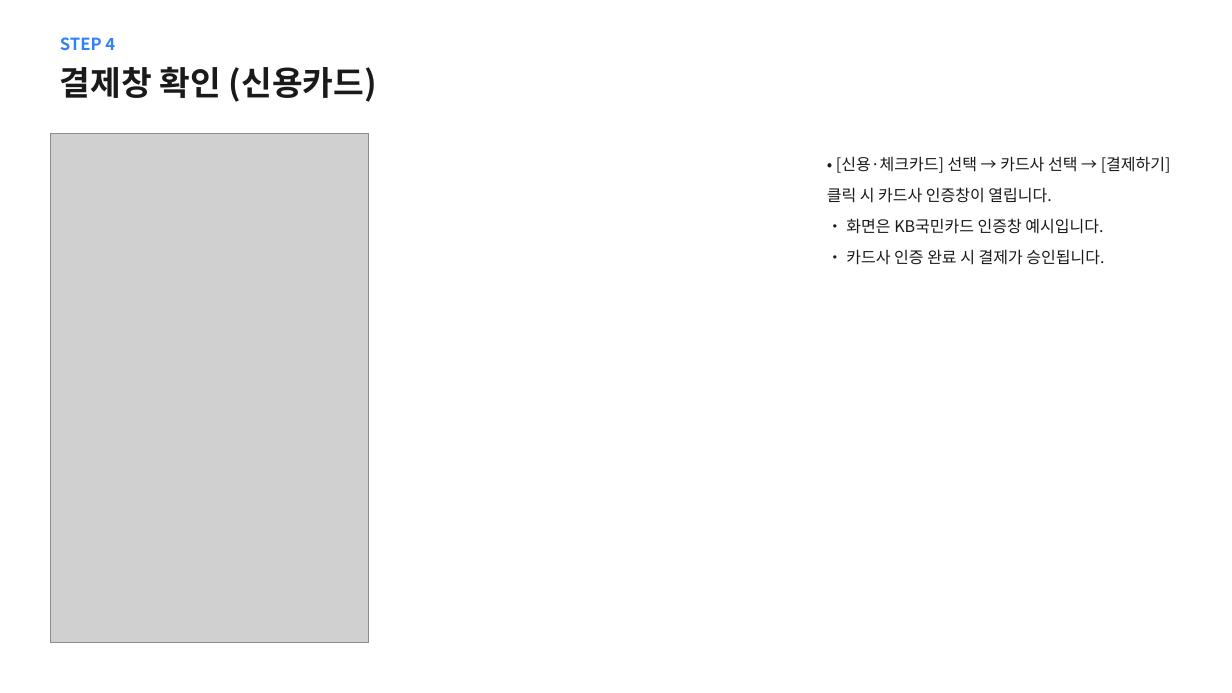
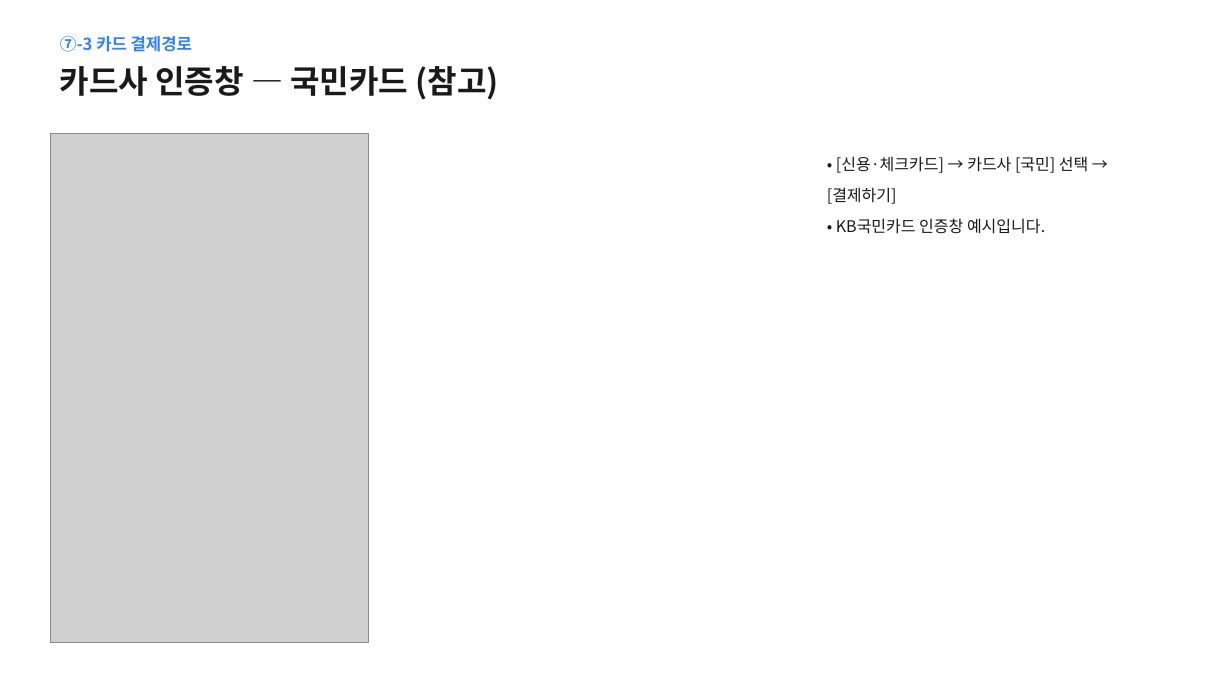
Before and after one commit to BIGSHOL/mathlab, a slide deck: slide 11 of docs/토스페이먼츠_결제경로_파라엑스.pptx (slide 6 before the commit). Drawn at 1232x693 pixels with LibreOffice and Linux fonts; fonts in the diff are those of the drawing; grey boxes stand for pictures. Boxes give left, top, right and bottom in pixels: in the first picture for what was removed or moved away, otherwise in the second. Text is boxed around its words. In the diff, an @@ line names an element or a change of style, - is before the commit and + after.

```diff
--- a/docs/토스페이먼츠_결제경로_파라엑스.pptx
+++ b/docs/토스페이먼츠_결제경로_파라엑스.pptx
@@ text at <box>60,36,192,52</box>: text changed @@
-STEP 4
+⑦-3 카드 결제경로
@@ text at <box>60,66,499,100</box>: text changed; size 26 to 25 pt @@
-결제창 확인 (신용카드)
+카드사 인증창 — 국민카드 (참고)
@@ text at <box>827,156,1088,234</box>: text changed @@
-• [신용·체크카드] 선택 → 카드사 선택 → [결제하기] 클릭 시 카드사 인증창이 열립니다.
-• 화면은 KB국민카드 인증창 예시입니다.
-• 카드사 인증 완료 시 결제가 승인됩니다.
+• [신용·체크카드] → 카드사 [국민] 선택 → [결제하기]
+• KB국민카드 인증창 예시입니다.
```
Also in this commit, not shown: 7 other slides changed, 6 slides added, 1 other file.
